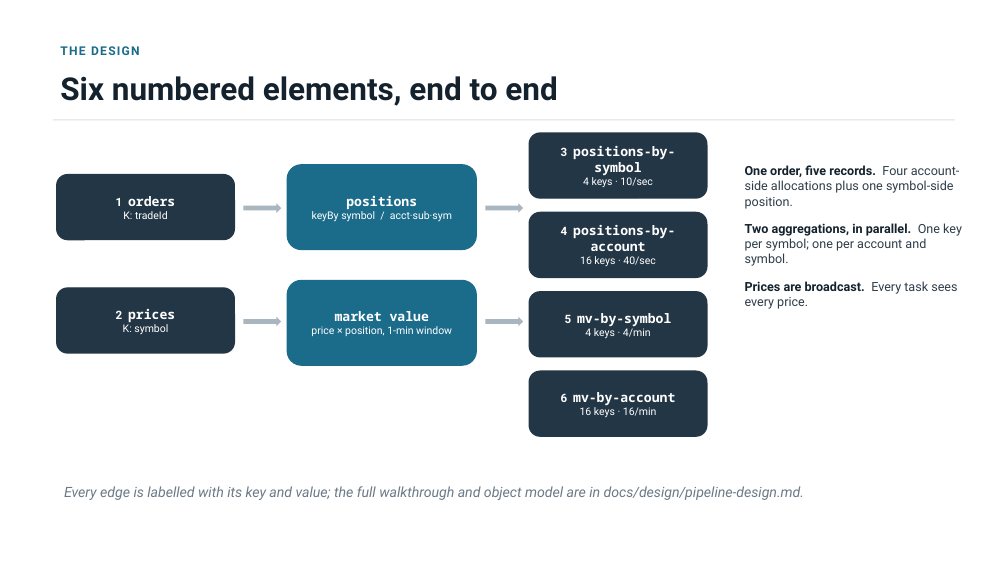
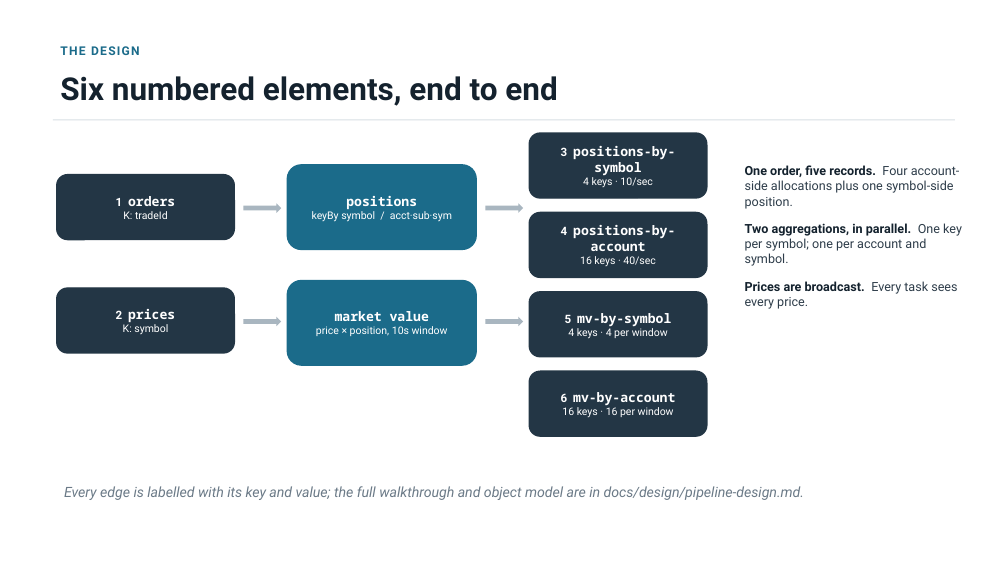
Before and after one commit to jimzucker/flink-training, a slide deck: slide 3 of docs/steps/step-13/final-demo-handout.pptx. Drawn at 1008x567 pixels with LibreOffice and Linux fonts; fonts in the diff are those of the drawing. Boxes give left, top, right and bottom in pixels: in the first picture for what was removed or moved away, otherwise in the second. Text is boxed around its words. In the diff, an @@ line names an element or a change of style, - is before the commit and + after.

```diff
--- a/docs/steps/step-13/final-demo-handout.pptx
+++ b/docs/steps/step-13/final-demo-handout.pptx
@@ text in rounded rectangle at box(316, 326, 448, 336): text changed @@
-price × position, 1-min window
+price × position, 10s window
@@ text in rounded rectangle at box(568, 326, 668, 339): text changed @@
-4 keys · 4/min
+4 keys · 4 per window
@@ text in rounded rectangle at box(562, 407, 674, 417): text changed @@
-16 keys · 16/min
+16 keys · 16 per window
```
Also in this commit, not shown: 3 other slides changed, 5 other files.
